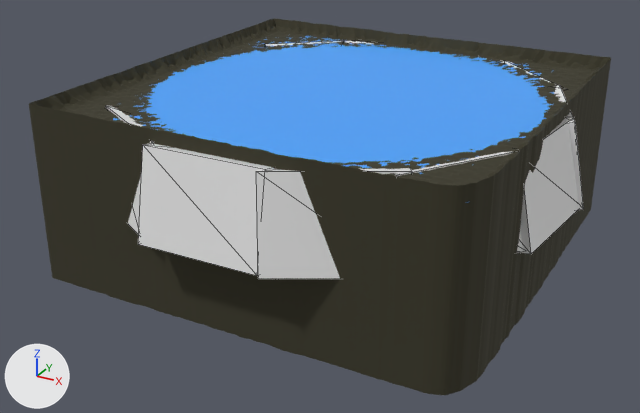
One commit to the glTF model Assets/gltf/OwnExports/Ocean.glb: the scene before it, then after it.
Rendered twice from a 50 mm lens placed at (2562.0, -4996.0, 1646.0), pointed at (-112.0, -135.0, -784.0). The axes (+X, +Y, +Z) are drawn at lower left. The lights are the same throughout. Mesh edges are drawn as thin lines on the coarser meshes. Where no turn or scale is listed for an object, it has been applied to the vertices.
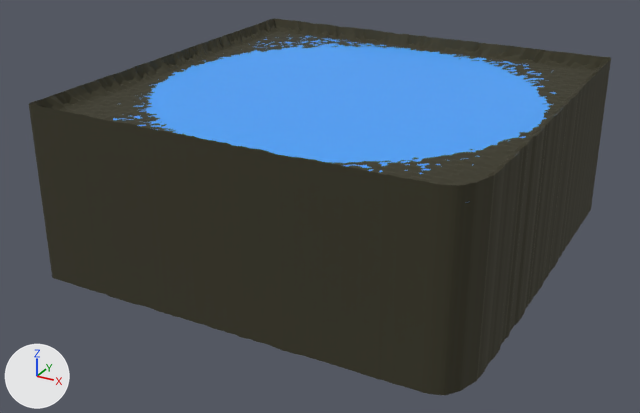
The change in detail:
Object 'Cube.049' (ob_cube_049) is deleted.
Object 'Cube.050' (ob_cube_050) is deleted.
Object 'Cube.051' (ob_cube_051) is deleted.
Object 'Cube.052' (ob_cube_052) is deleted.
Object 'Cube.053' (ob_cube_053) is deleted.
Object 'Cube.054' (ob_cube_054) is deleted.
Object 'Cube.056' (ob_cube_056) is deleted.
Object 'Cube.057' (ob_cube_057) is deleted.
Object 'Cube.061' (ob_cube_061) is deleted.

Changed parts and their boxes (x1, y1, x2, y2) in the pictures (640 x 413 px):
'Cube.049', deleted
    before: (138, 144, 274, 275)
'Cube.050', deleted
    before: (256, 168, 412, 279)
'Cube.052', deleted
    before: (519, 117, 579, 254)
'Cube.053', deleted
    before: (554, 85, 584, 210)
'Cube.061', deleted
    before: (106, 106, 154, 235)
'Cube.051', deleted
    before: (394, 152, 523, 253)
'Cube.057', deleted
    before: (265, 40, 351, 46)
'Cube.054', deleted
    before: (501, 61, 566, 89)
'Cube.056', deleted
    before: (345, 41, 374, 44)
